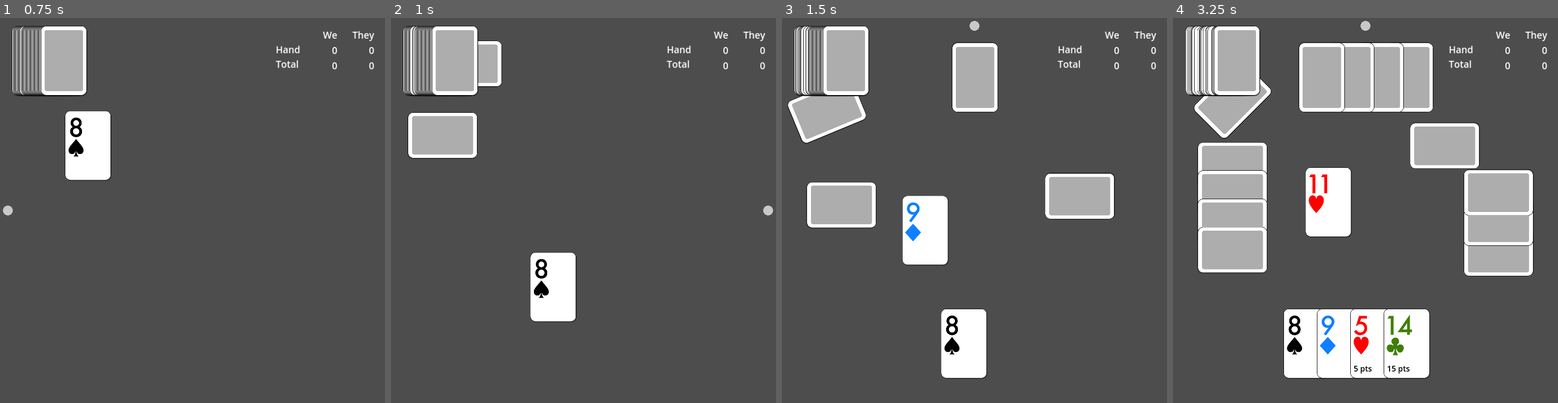
Above: before the commit, frames 1-4 (left to right).
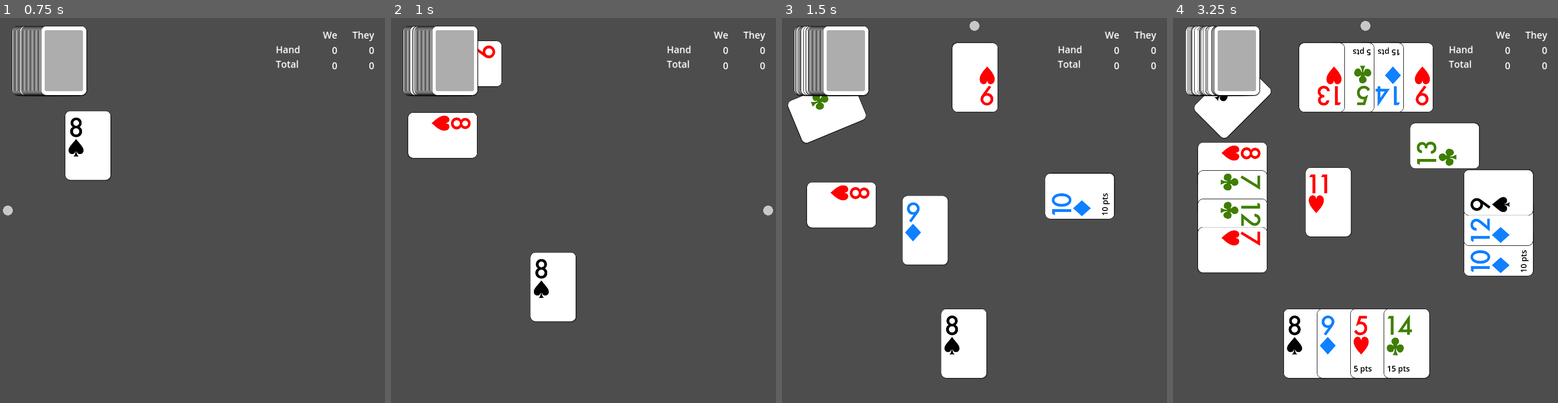
Above: after the commit, the same moments.

Repository: getzen/Whiskey
Game: Godot game, scene res://main.tscn
The game is run twice, just before and just after one commit, with the same random seed, the same clock (stepped at 60 frames per second) and the same inputs.
Inputs (mouse positions are in pixels of both pictures, inside the frame that each line leads up to):
- Up to frame 1 (0.75 s): click "Start" at 0.5 s
- Up to frame 2 (1 s): no input
- Up to frame 3 (1.5 s): move the mouse to (1059, 191) at 1.27 s; click (1059, 191) at 1.42 s
- Up to frame 4 (3.25 s): move the mouse to (1288, 229) at 2.02 s; click (1288, 229) at 2.17 s; move the mouse to (1404, 125) at 2.77 s; click (1404, 125) at 2.92 s

Frame 1 is identical in both runs. In frame 2, 2.1% of the frame differs, in the area x 5-28%, y 6-36%; in frame 3, 6.1%; in frame 4, 16%, in the area x 6-93%, y 7-67%.

Commit message:
Add joker point updating

Diff:
--- a/CardNode.gd
+++ b/CardNode.gd
@@ -7,6 +7,7 @@
 var face_texture: Texture2D
 var back_texture: Texture2D
 var eligible: int = -1  # -1 = eligibility turned off
+var is_joker: bool # needed for proper points display
 
 # new/_init funcs are not automatically called when a scene is instantiated.
 func setup(card: Card) -> void:
@@ -16,6 +17,7 @@
 	back_texture = load("res://images/cards/back.png")
 	texture = face_texture # start face down
 	scale = Vector2(0.5, 0.5)
+	self.is_joker = card.suit == Card.Suit.JOKER
 	self.set_points(card.points)
 	self.set_eligibility(-1)
 
@@ -54,7 +56,7 @@
 	return texture.get_width() * scale.x
 
 func set_points(points: int) -> void:
-	if points == 0:
+	if points == 0 && !self.is_joker:
 		$PointsLabel.text = ""
 	else:
 		$PointsLabel.text = str(points) + " pts"
--- a/Game.gd
+++ b/Game.gd
@@ -45,6 +45,7 @@
 signal trick_updated(cards)
 signal trick_awarded(player, cards)
 signal points_updated(we_hand, they_hand, we_total, they_total)
+signal card_points_updated(card)
 
 var player_count: int = 4
 var deck: Array[Card]
@@ -52,6 +53,7 @@
 var players: Array[Player]
 var trick: Array[Card]
 var state: State = State.INIT
+var joker_ids: Array[int]
 
 # These are set in prepare_for_new_hand()
 var active_player: int
@@ -61,6 +63,7 @@
 var maker: int # player number
 var pass_count: int # when equal to player_count, bid round is over
 var trump_suit:int # will be assigned a Card.Suit
+var jokers_played_count: int
 
 # These is set in prepare_for_new_trick()
 var lead_card: Card
@@ -361,7 +364,8 @@
 			id += 1
 	# Jokers
 	for i in range(2):
-		self.create_card(id, Card.Suit.JOKER, 15.0, 20)
+		self.create_card(id, Card.Suit.JOKER, 15.0, 0)
+		self.joker_ids.push_back(id)
 		id += 1
 
 	self.deck.shuffle()
@@ -381,7 +385,7 @@
 	self.check_state()
 
 func prepare_for_new_hand() -> void:
-	# Gather cards to deck first, then...
+	# **** Gather cards to deck first, then...
 	self.deck.shuffle()
 
 	self.active_player = 0
@@ -391,6 +395,15 @@
 	self.maker = -1 # player number
 	self.pass_count = 0 # when equal to player_count, bid round is over
 	self.trump_suit = -1 # will be assigned a Card.Suit
+	self.jokers_played_count = 0
+
+	# Restore joker points
+	for id in self.joker_ids:
+		var card = self.find_card_in_deck(id)
+		card.points = 0
+		if self.view_exists:
+			emit_signal("card_points_updated", card)
+
 
 	for player in self.players:
 		player.reset_for_new_hand()
@@ -400,8 +413,9 @@
 	self.cards_to_deal -= 1
 	var card = self.deck.pop_back() as Card
 	var player = self.players[p]
-	if !player.is_bot:
-		card.face_up = true
+	#if !player.is_bot:
+		#card.face_up = true
+	card.face_up = true
 	player.hand.push_back(card)
 
 	if self.view_exists:
@@ -585,6 +599,14 @@
 					if card.rank > self.lead_card.rank:
 						self.lead_card = card
 						self.trick_winner = p_id
+				elif card.suit == self.trump_suit:
+					self.lead_card = card
+					self.trick_winner = p_id
+
+			if card.suit == Card.Suit.JOKER:
+				self.jokers_played_count += 1
+				if self.jokers_played_count == 1:
+					self.change_second_joker_points()
 
 			var yet_to_play = self.trick.count(null)
 			if yet_to_play > 0:
@@ -596,6 +618,20 @@
 
 			break
 	self.check_state()
+
+func change_second_joker_points() -> void:
+	var found = false
+	for player in players:
+		for card in player.hand:
+			if card.suit == Card.Suit.JOKER:
+				found = true
+				card.points = 20
+				if self.view_exists:
+					emit_signal("card_points_updated", card)
+				print("Second joker points changed.")
+				break
+		if found:
+			break
 
 func award_trick() -> void:
 	var player = self.players[self.trick_winner]
--- a/Main.gd
+++ b/Main.gd
@@ -38,6 +38,7 @@
 	self.game.trick_updated.connect(self._on_trick_updated)
 	self.game.trick_awarded.connect(self._on_trick_awarded)
 	self.game.points_updated.connect(self.view._on_points_updated)
+	self.game.card_points_updated.connect(self.view._on_card_points_updated)
 
 	self.add_child(self.game)
 	self.game.setup(4)
--- a/View.gd
+++ b/View.gd
@@ -146,7 +146,7 @@
 		var card = cards[i] as Card
 		var card_node = self.find_card_node(card.id)
 		card_node.z_index = i
-		card_node.set_face_up(!is_bot)
+		card_node.set_face_up(card.face_up)
 
 		var new_pos = self.hand_card_position(player, is_bot, i, cards.size())
 		self.tween_card_position(card_node, new_pos, 0.5)
@@ -251,3 +251,7 @@
 	$GUI/Score/HBoxContainer/TheyColumn/HandPoints.text = str(they_hand)
 	$GUI/Score/HBoxContainer/WeColumn/TotalPoints.text = str(we_total)
 	$GUI/Score/HBoxContainer/TheyColumn/TotalPoints.text = str(they_total)
+
+func _on_card_points_updated(card: Card) -> void:
+	var node = self.find_card_node(card.id)
+	node.set_points(card.points)
